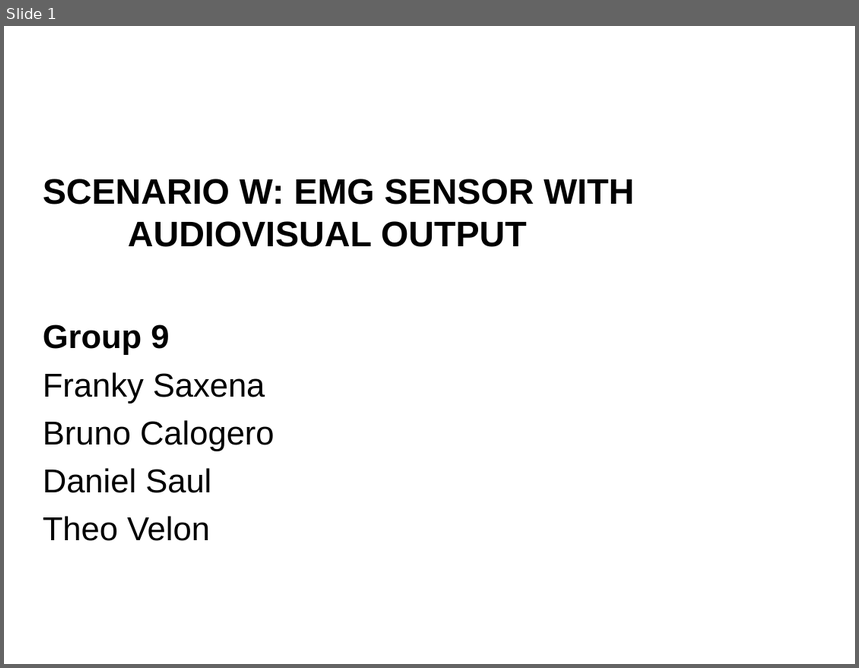
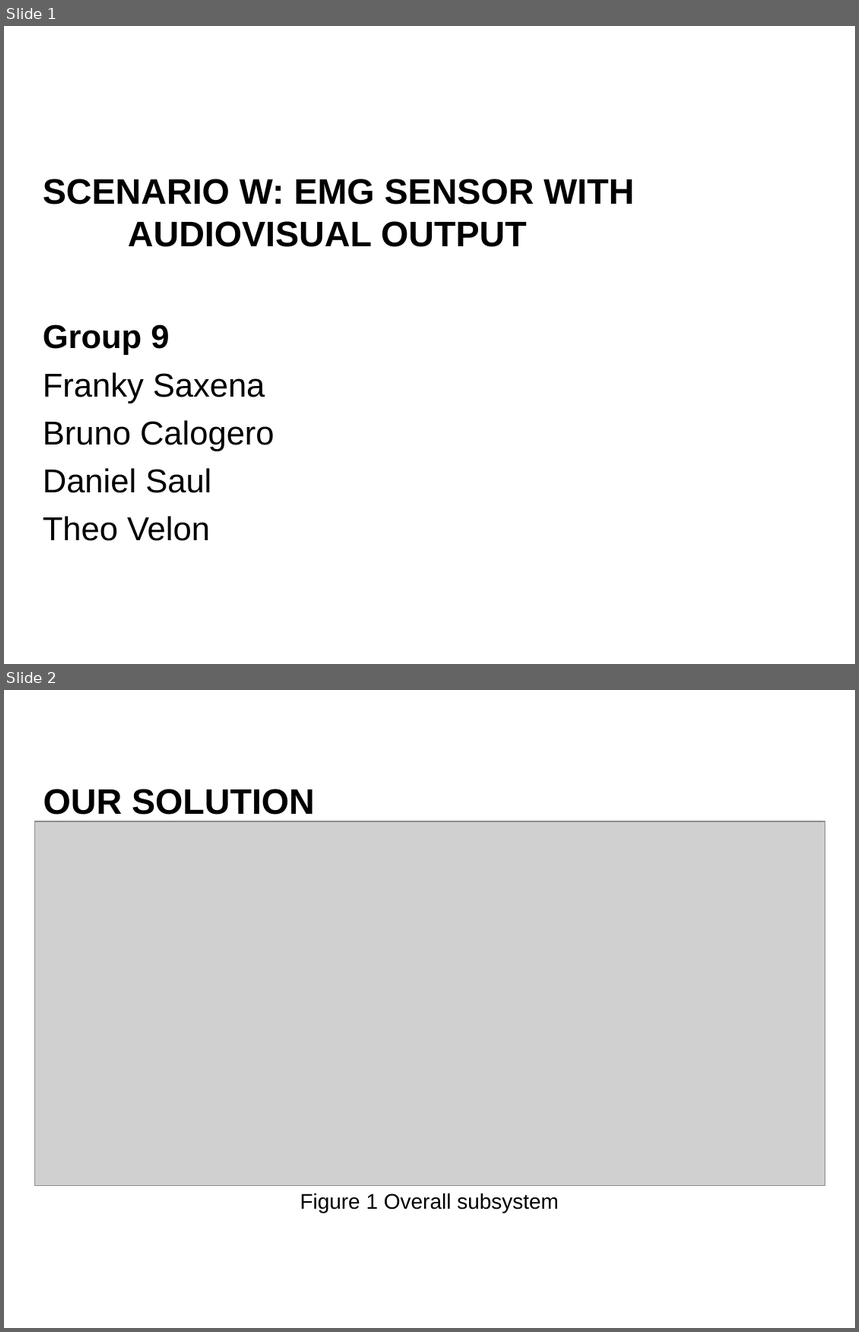
Before and after one commit to danielsaul/emg-sensor-scenario, a slide deck: Scenario W presentation.ppt. Shown one above the other, each under a label of ours: slide 1 before the commit, slides 1 and 2 after it. The pictures are 859x668 and 859x1332 pixels, drawn with LibreOffice and Linux fonts; fonts in the diff are those of the drawing; grey boxes stand for pictures; background and template pictures are left out. Boxes give left, top, right and bottom in pixels: in the first picture for what was removed or moved away, otherwise in the second. Text is boxed around its words. In the diff, an @@ line names an element or a change of style, - is before the commit and + after.

```diff
--- a/Scenario W presentation.ppt
+++ b/Scenario W presentation.ppt
@@ slide 2 added at box(4, 690, 855, 1328), background #FFFFFF @@
@@ title added at box(44, 789, 315, 815), 30 pt, text #000000, bold @@
+OUR SOLUTION
@@ picture added at box(34, 822, 825, 1186) @@
@@ text added at box(300, 1193, 559, 1213), 18 pt, text #000000 @@
+Figure 1 Overall subsystem
```
Also in this commit, not shown: 1 slide removed, 1 other file.
